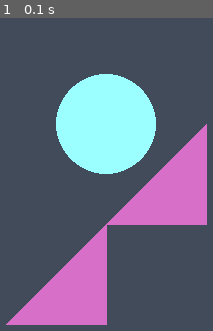
Above: before the commit, frame 1.
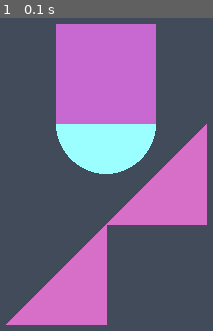
Above: after the commit, the same moment.

Repository: bhawesh2002/learning_path_to_PyGame
Game: pygame game, started from Screen and display/display.py
Same seed, same stepped clock (60 frames per second), same inputs: the game is played once before the commit and once after it.
Inputs:
- Up to frame 1 (0.1 s): no input

The runs differ from the first frame. In frame 1, 15% of the frame differs, in the area x 26-74%, y 1-34%.

Commit message:
draw a rectangle

Diff:
--- a/Screen and display/display.py
+++ b/Screen and display/display.py
@@ -22,6 +22,7 @@
     gola = pygame.draw.circle(window, (155, 255, 255), (400, 300), 50) #draw a circle
     tricone1 = pygame.draw.polygon(window, (215, 110, 200), ((500, 300), (400, 400), (500, 400))) #draw a triangle
     tricone2 = pygame.draw.polygon(window, (215, 110, 200), ((300, 500), (400, 400), (400, 500))) #draw a triangle
+    cahucone = pygame.draw.rect(window, (200, 105, 210), (350, 200, 100, 100)) #draw a rectangle
 
 def main():
     while(True):  # infinite game loop
